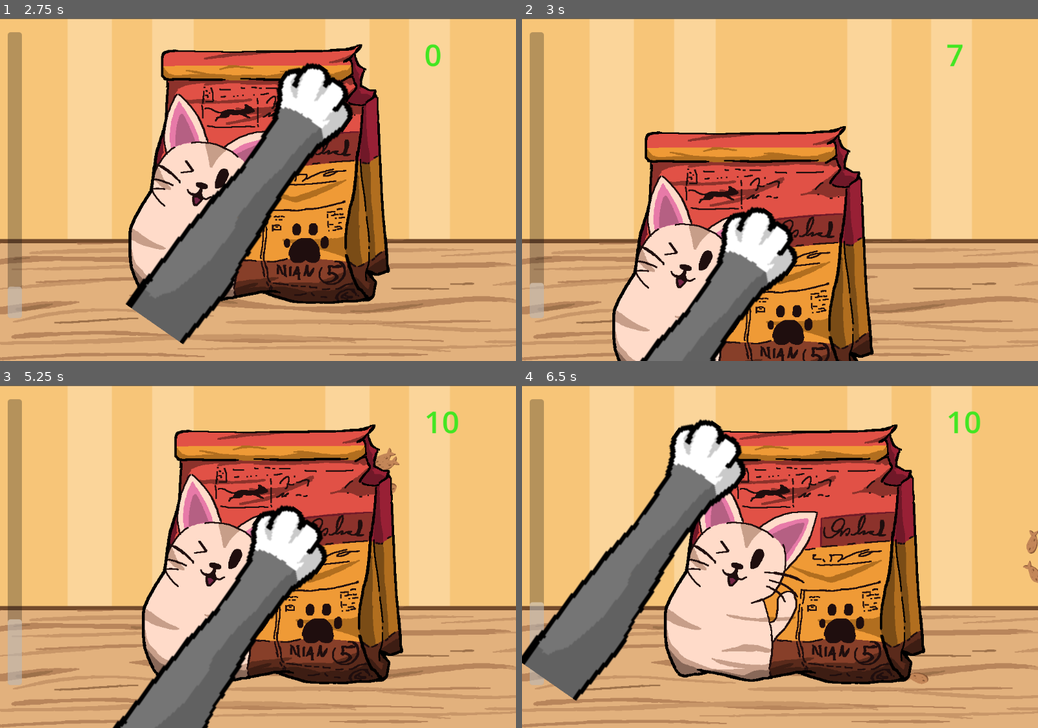
Above: before the commit, frames 1-4 (two rows, left to right).
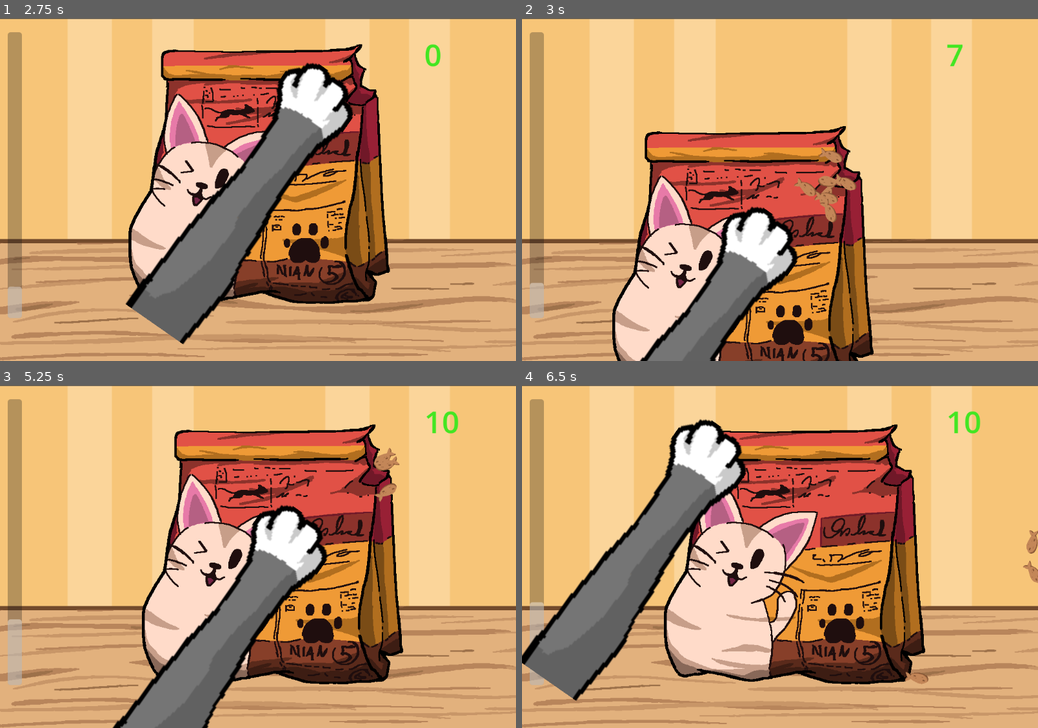
Above: after the commit, the same moments.

Repository: OscarPindaro/GodotWildJam63
Game: Godot game, scene res://scenes/minigames/Crocchette/crocchetta_minigame.tscn
Two runs of this game, one before a commit and one after it. Both use one fixed random seed, a clock stepped at 60 frames per second and the inputs below. This scene is started directly instead of the project's main scene. Sound files missing from this copy of the repository are replaced by a short silence.
Inputs (mouse positions are in pixels of both pictures, inside the frame that each line leads up to):
- Up to frame 1 (2.75 s): tap Enter at 0.5, 2 s; move the mouse to (268, 175) at 0.52 s; hold Right (player_move_right) 0.53-1.28 s; tap E (player_interact) at 0.6, 1.35, 2.1 s; click (268, 175) at 0.67 s; tap Space at 1.25 s; move the mouse to (154, 206) at 1.27 s; hold S (player_move_down) 1.28-2.03 s; move the mouse to (309, 114) at 2.02 s; hold Right (player_move_right) from 2.03 s (still down)
- Up to frame 2 (3 s): tap Space at 2.75 s; move the mouse to (754, 258) at 2.77 s; release Right (player_move_right) at 2.78 s; hold W (player_move_up) from 2.78 s (still down); tap E (player_interact) at 2.85 s; click (754, 258) at 2.92 s
- Up to frame 3 (5.25 s): move the mouse to (412, 607) at 3.52 s; release W (player_move_up) at 3.53 s; hold A (player_move_left) 3.53-5.03 s; tap E (player_interact) at 3.6, 4.35, 5.1 s; tap Enter at 4.25 s; move the mouse to (103, 505) at 4.27 s; tap Space at 5 s; move the mouse to (283, 556) at 5.02 s; hold S (player_move_down) from 5.03 s (still down); click (283, 556) at 5.17 s
- Up to frame 4 (6.5 s): move the mouse to (702, 470) at 5.77 s; release S (player_move_down) at 5.78 s; hold Right (player_move_right) from 5.78 s (still down); tap E (player_interact) at 5.85 s

Frame 1 is identical in both runs. In frame 2, 0.7% of the frame differs, in the area x 52-65%, y 37-60%; in frame 3, 0.1%; in frame 4, less than 0.1%.

Commit message:
fixed audio and export

Diff:
--- a/default_bus_layout.tres
+++ b/default_bus_layout.tres
@@ -11,5 +11,5 @@
 bus/2/solo = false
 bus/2/mute = false
 bus/2/bypass_fx = false
-bus/2/volume_db = 0.862736
+bus/2/volume_db = 1.72265
 bus/2/send = &"Master"
--- a/project.godot
+++ b/project.godot
@@ -23,6 +23,7 @@
 
 window/size/viewport_width=1080
 window/size/viewport_height=720
+window/size/mode=3
 window/size/resizable=false
 
 [input]
--- a/scenes/minigames/Crocchette/CrocchettaBag.tscn
+++ b/scenes/minigames/Crocchette/CrocchettaBag.tscn
@@ -25,6 +25,7 @@
 
 [node name="AudioStreamPlayer" type="AudioStreamPlayer" parent="."]
 stream = ExtResource("4_3sr8k")
+volume_db = 2.0
 
 [node name="CollisionPolygon2D" type="CollisionPolygon2D" parent="."]
 polygon = PackedVector2Array(-262, 219, 165, 237, 222, 182, 210, -145, 137, -241, -208, -247, -208, -91, -259, 78)
--- a/scenes/minigames/Crocchette/crocchetta.tscn
+++ b/scenes/minigames/Crocchette/crocchetta.tscn
@@ -18,6 +18,8 @@
 script = ExtResource("1_qn1q4")
 
 [node name="Crocchetta" type="Sprite2D" parent="."]
+z_index = 10
+y_sort_enabled = true
 position = Vector2(2, 0.999999)
 rotation = -0.397977
 scale = Vector2(0.5, 0.5)
Not shown, changed: export_presets.cfg
Not shown: 1 places in scenes/map/room_1.tscn that only renumber resources
Not shown: 1 places in scenes/menu/end_scene.tscn that only renumber resources
Not shown: 1 places in scenes/menu/main_menu.tscn that only renumber resources
Not shown: 1 places in scenes/minigames/Crocchette/CrocchettaBag.tscn that only renumber resources
Not shown: 1 places in scenes/minigames/Crocchette/crocchetta.tscn that only renumber resources
Not shown: 1 places in scenes/minigames/minigame_dock.tscn that only renumber resources
Not shown: 1 places in scenes/player/player.tscn that only renumber resources
Not shown, added: cat-astrophi.zip
Not shown, added: cat-astropy.zip
Not shown, added: export/index.apple-touch-icon.png
Not shown, added: export/index.audio.worklet.js
(and 7 more such lines)
